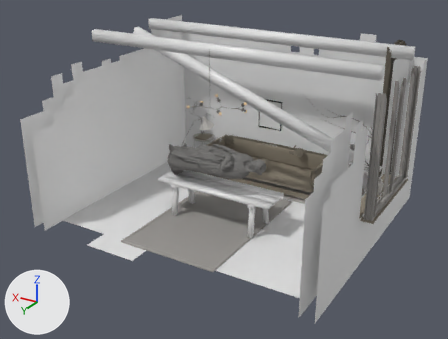
The glTF model content/art/models/props/wake_room.glb: old version first, new version second.
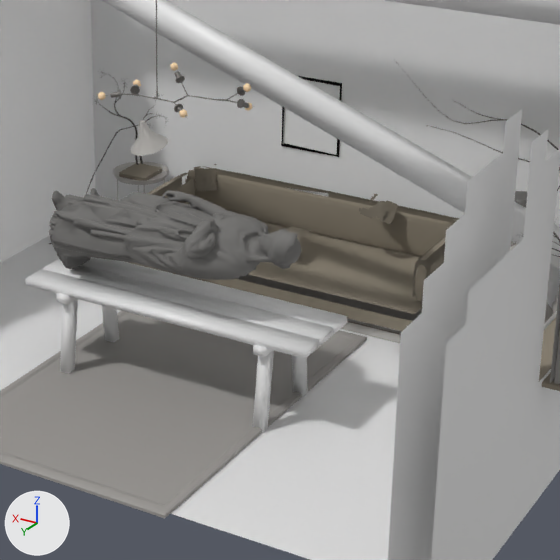
Each version appears first whole from a 50 mm lens placed at (-4.74, 8.04, 4.82), pointed at (-0.03, 0.19, 0.9), and next in a close-up on the part from 33% to 82% of the width and 21% to 85% of the height. Arrows for +X, +Y and +Z are at lower left; the lights stay in place. The older version's two pictures come first. Vertices at exactly the same position are counted once.

Objects in the first close-up: 'Mesh_0.007', 'back_in', 'floor', 'joist_2', 'left_in', 'plank_0', 'plank_1', 'plank_2', 'right_in', 'right_out', 'wake_body', 'wake_soft_0' and 25 more.
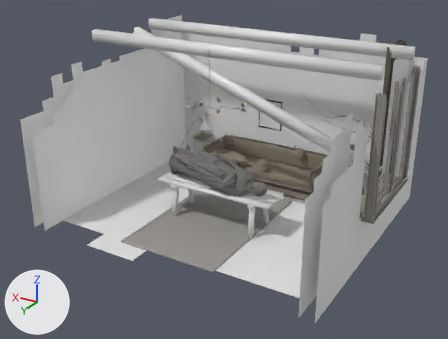
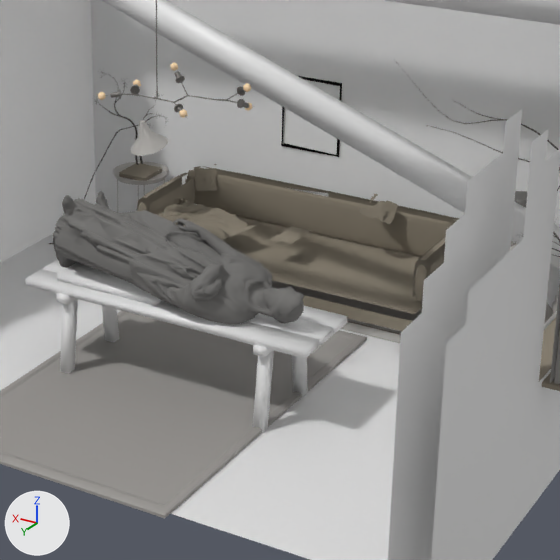
Edits to the bpy script that builds the scene:
```text
Add mat_wool:
    mat_wool = principled_material('wool')
    mat_wool.base_color = (0.8, 0.8, 0.8)  # white #e7e7e7
    mat_wool.roughness = 0.4
Change me_mesh_0_448:
    used by ob_wake_body; location = (0.0, 0.0, 0.0)
    remove me_mesh_0_448.from_pydata(...)  # 2572 vertices, 4995 faces; spans x -0.84..0.87, y -0.12..0.61, z 0.61..1.28
    add me_mesh_0_448.from_pydata(...)  # 2572 vertices, 4995 faces; spans x -0.88..0.91, y -0.12..0.61, z 0.61..1.21
    me_mesh_0_448 part 1: the whole mesh is turned -13 degrees about the y axis through its middle, then moved by (-0.01, 0.0, -0.2)
Add me_cube_009_1:
    me_cube_009_1.from_pydata(...)  # a box spanning x 0.089..0.837, y 0.046..0.446, z 0.62..0.665
    me_cube_009_1.materials.append(mat_wool)  # white #e7e7e7
Add ob_blanket:
    ob_blanket = bpy.data.objects.new('blanket', me_cube_009_1)
    ob_blanket.location = (0.0, 0.0, 0.0)
```

Where the change shows, as pixel boxes [x1, y1, x2, y2] in the close-ups (560 x 560 px):
'wake_body', turned: before [49, 188, 302, 280]; after [53, 191, 304, 325]
'blanket', added: after [57, 262, 163, 306]
'plank_1', unchanged, covered by the edit: before [43, 259, 333, 346]; after [43, 260, 333, 346]
'plank_2', unchanged, covered by the edit: before [82, 257, 347, 334]; after [298, 306, 347, 334]
